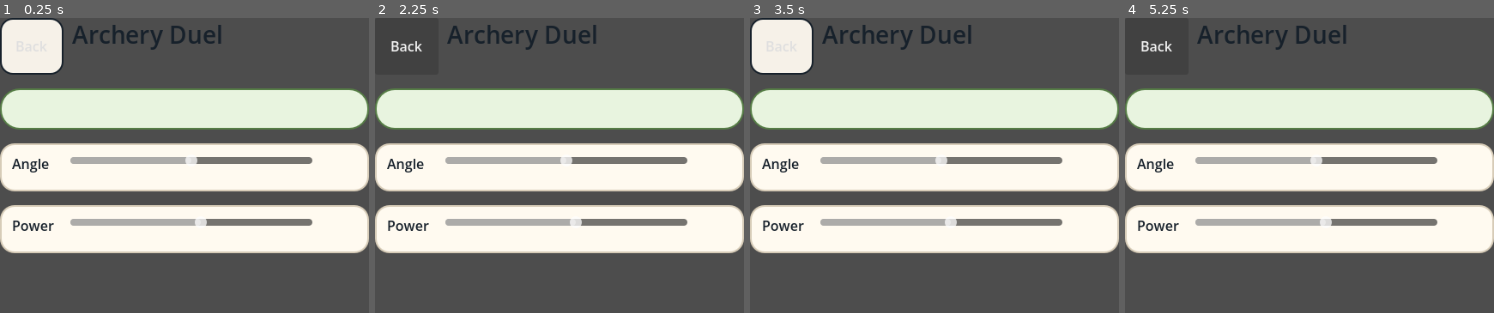
Above: before the commit, frames 1-4 (left to right).
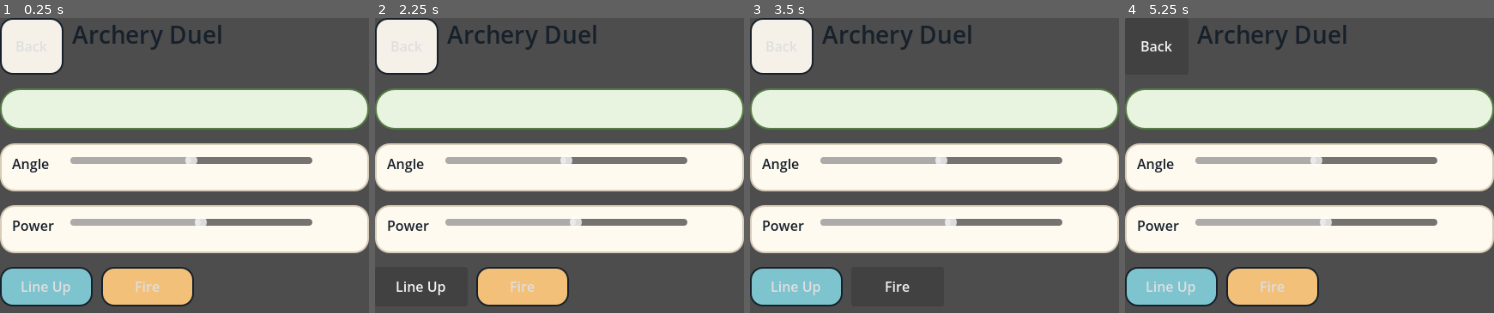
Above: after the commit, the same moments.

Repository: abhidya/MOMGames
Game: Godot game, scene res://games/archery_duel/archery_screen.tscn
Same seed, same stepped clock (60 frames per second), same inputs: the game is played once before the commit and once after it. This scene is started directly instead of the project's main scene.
Inputs (mouse positions are in pixels of both pictures, inside the frame that each line leads up to):
- Up to frame 1 (0.25 s): no input
- Up to frame 2 (2.25 s): click "Back" (after the commit: "Line Up") at 0.5 s; click (522, 286) at 1.25 s, where only the run after the commit has a clickable "Fire"; click "Back" (after the commit: "Line Up") at 2 s
- Up to frame 3 (3.5 s): click (897, 286) at 2.75 s, where only the run after the commit has a clickable "Fire"
- Up to frame 4 (5.25 s): click "Back" (after the commit: "Line Up") at 3.5 s; click (1272, 286) at 4.25 s, where only the run after the commit has a clickable "Fire"; click "Back" at 5 s

The runs differ from the first frame. In frame 1, 6.3% of the frame differs, in the area x 0-53%, y 84-98%; in frame 2, 6.3%, in the area x 0-53%, y 0-98%; in frame 3, 3.3%; in frame 4, 6.3%.
Error before the commit: Invalid access to property or key 'value_changed' on a base object of type 'null instance'. (res://games/archery_duel/archery_screen.gd:68)

Commit message:
Keep game screens active during moves
Visual smoke showed Launch Duel could start but its first move returned to the match list and shared projectile screens had broken slider node binding. The shell now refreshes the match list only when that view is active, and slider helpers return the controls they create.

Constraint: Maintain hotseat async flow without changing game-state serialization or backend contracts.

Rejected: Rebuilding the whole shell router | a view-state guard fixes the observed regression with less risk.

Confidence: high

Scope-risk: moderate

Directive: Future screens should not connect global match updates directly to navigation changes.

Tested: just test-engine; just test-network; just build-web; Playwright WebKit smoke at /tmp/couch-classics-launch-duel-smoke with no console errors; just build-android; just build-ios; apksigner v2/v3 verify; iOS archive contains couch-classics.pck, project.pbxproj, PrivacyInfo.xcprivacy.

Not-tested: Physical Android/iOS devices.

Diff:
--- a/couch-classics/client/games/archery_duel/archery_screen.gd
+++ b/couch-classics/client/games/archery_duel/archery_screen.gd
@@ -57,13 +57,13 @@
   detail_label.add_theme_color_override("font_color", ThemeTokens.INK)
   field.add_child(detail_label)
 
-  _add_slider(outer, "Angle", 15, 75, 45)
-  angle_slider = outer.get_child(outer.get_child_count() - 1).get_node("Slider")
-  angle_value = outer.get_child(outer.get_child_count() - 1).get_node("Value")
-
-  _add_slider(outer, "Power", 18, 42, 31)
-  power_slider = outer.get_child(outer.get_child_count() - 1).get_node("Slider")
-  power_value = outer.get_child(outer.get_child_count() - 1).get_node("Value")
+  var angle_controls := _add_slider(outer, "Angle", 15, 75, 45)
+  angle_slider = angle_controls["slider"]
+  angle_value = angle_controls["value"]
+
+  var power_controls := _add_slider(outer, "Power", 18, 42, 31)
+  power_slider = power_controls["slider"]
+  power_value = power_controls["value"]
 
   angle_slider.value_changed.connect(func(_value): _render_controls())
   power_slider.value_changed.connect(func(_value): _render_controls())
@@ -94,7 +94,7 @@
   history_label.add_theme_color_override("font_color", ThemeTokens.SLATE)
   outer.add_child(history_label)
 
-func _add_slider(parent: VBoxContainer, label_text: String, min_value: float, max_value: float, default_value: float) -> void:
+func _add_slider(parent: VBoxContainer, label_text: String, min_value: float, max_value: float, default_value: float) -> Dictionary:
   var panel := PanelContainer.new()
   panel.name = label_text + "Panel"
   panel.add_theme_stylebox_override("panel", ThemeTokens.panel_style(ThemeTokens.PANEL, Color("#d7ccb8"), 16))
@@ -124,6 +124,7 @@
   value.custom_minimum_size = Vector2(42, 32)
   value.add_theme_color_override("font_color", ThemeTokens.INK)
   row.add_child(value)
+  return {"slider": slider, "value": value}
 
 func _on_match_changed(_model) -> void:
   _sync_suggestion()
--- a/couch-classics/client/games/artillery_duel/artillery_screen.gd
+++ b/couch-classics/client/games/artillery_duel/artillery_screen.gd
@@ -57,13 +57,13 @@
   field_label.add_theme_color_override("font_color", ThemeTokens.INK)
   field.add_child(field_label)
 
-  _add_slider(outer, "Angle", 20, 80, 45)
-  angle_slider = outer.get_child(outer.get_child_count() - 1).get_node("Slider")
-  angle_value = outer.get_child(outer.get_child_count() - 1).get_node("Value")
-
-  _add_slider(outer, "Power", 28, 72, 52)
-  power_slider = outer.get_child(outer.get_child_count() - 1).get_node("Slider")
-  power_value = outer.get_child(outer.get_child_count() - 1).get_node("Value")
+  var angle_controls := _add_slider(outer, "Angle", 20, 80, 45)
+  angle_slider = angle_controls["slider"]
+  angle_value = angle_controls["value"]
+
+  var power_controls := _add_slider(outer, "Power", 28, 72, 52)
+  power_slider = power_controls["slider"]
+  power_value = power_controls["value"]
 
   angle_slider.value_changed.connect(func(_value): _render_controls())
   power_slider.value_changed.connect(func(_value): _render_controls())
@@ -94,7 +94,7 @@
   history_label.add_theme_color_override("font_color", ThemeTokens.SLATE)
   outer.add_child(history_label)
 
-func _add_slider(parent: VBoxContainer, label_text: String, min_value: float, max_value: float, default_value: float) -> void:
+func _add_slider(parent: VBoxContainer, label_text: String, min_value: float, max_value: float, default_value: float) -> Dictionary:
   var panel := PanelContainer.new()
   panel.add_theme_stylebox_override("panel", ThemeTokens.panel_style(ThemeTokens.PANEL, Color("#d7ccb8"), 16))
   parent.add_child(panel)
@@ -123,6 +123,7 @@
   value.custom_minimum_size = Vector2(42, 32)
   value.add_theme_color_override("font_color", ThemeTokens.INK)
   row.add_child(value)
+  return {"slider": slider, "value": value}
 
 func _on_match_changed(_model) -> void:
   _sync_suggestion()
--- a/couch-classics/client/games/launch_duel/launch_screen.gd
+++ b/couch-classics/client/games/launch_duel/launch_screen.gd
@@ -57,13 +57,13 @@
   field_label.add_theme_color_override("font_color", ThemeTokens.INK)
   field.add_child(field_label)
 
-  _add_slider(outer, "Angle", 15, 70, 38)
-  angle_slider = outer.get_child(outer.get_child_count() - 1).get_node("Slider")
-  angle_value = outer.get_child(outer.get_child_count() - 1).get_node("Value")
-
-  _add_slider(outer, "Power", 20, 72, 52)
-  power_slider = outer.get_child(outer.get_child_count() - 1).get_node("Slider")
-  power_value = outer.get_child(outer.get_child_count() - 1).get_node("Value")
+  var angle_controls := _add_slider(outer, "Angle", 15, 70, 38)
+  angle_slider = angle_controls["slider"]
+  angle_value = angle_controls["value"]
+
+  var power_controls := _add_slider(outer, "Power", 20, 72, 52)
+  power_slider = power_controls["slider"]
+  power_value = power_controls["value"]
 
   angle_slider.value_changed.connect(func(_value): _render_controls())
   power_slider.value_changed.connect(func(_value): _render_controls())
@@ -94,7 +94,7 @@
   history_label.add_theme_color_override("font_color", ThemeTokens.SLATE)
   outer.add_child(history_label)
 
-func _add_slider(parent: VBoxContainer, label_text: String, min_value: float, max_value: float, default_value: float) -> void:
+func _add_slider(parent: VBoxContainer, label_text: String, min_value: float, max_value: float, default_value: float) -> Dictionary:
   var panel := PanelContainer.new()
   panel.add_theme_stylebox_override("panel", ThemeTokens.panel_style(ThemeTokens.PANEL, Color("#d7ccb8"), 16))
   parent.add_child(panel)
@@ -123,6 +123,7 @@
   value.custom_minimum_size = Vector2(42, 32)
   value.add_theme_color_override("font_color", ThemeTokens.INK)
   row.add_child(value)
+  return {"slider": slider, "value": value}
 
 func _on_match_changed(_model) -> void:
   _sync_suggestion()
--- a/couch-classics/client/ui/app_shell.gd
+++ b/couch-classics/client/ui/app_shell.gd
@@ -10,10 +10,11 @@
 var subtitle_label: Label
 var feedback_label: Label
 var selected_game_id := "checkers"
+var current_view := "match_list"
 
 func _ready() -> void:
   _build_shell()
-  GameState.matches_changed.connect(_show_match_list)
+  GameState.matches_changed.connect(_on_matches_changed)
   GameState.network_status_changed.connect(func(message: String): _set_feedback(message, true))
   GameState.ensure_demo_match()
   _show_match_list()
@@ -71,9 +72,14 @@
   for child in body.get_children():
     child.queue_free()
 
+func _on_matches_changed() -> void:
+  if current_view == "match_list":
+    _show_match_list()
+
 func _show_match_list() -> void:
   if body == null:
     return
+  current_view = "match_list"
   _clear_body()
   subtitle_label.text = "Your active turns"
 
@@ -138,6 +144,7 @@
   return card
 
 func _show_new_game() -> void:
+  current_view = "new_game"
   _clear_body()
   subtitle_label.text = "Pick a game and invite a friend"
 
@@ -193,6 +200,7 @@
   body.add_child(back)
 
 func _show_game(model) -> void:
+  current_view = "game"
   _clear_body()
   subtitle_label.text = "Hotseat mode" if _is_local_match(model) else "Online match"
   if model == null:
@@ -221,6 +229,7 @@
     body.add_child(screen)
 
 func _show_settings() -> void:
+  current_view = "settings"
   _clear_body()
   subtitle_label.text = "Account and backend"
 
